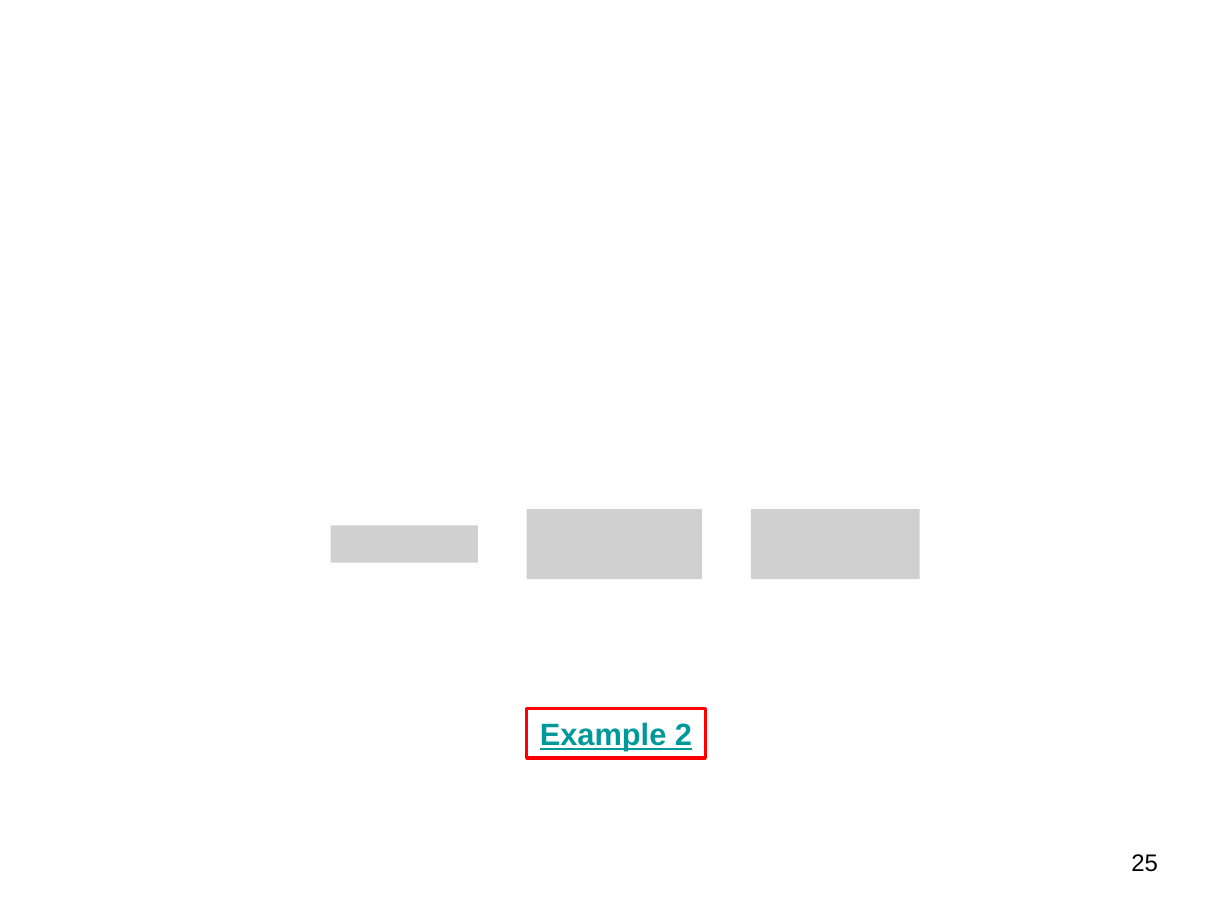
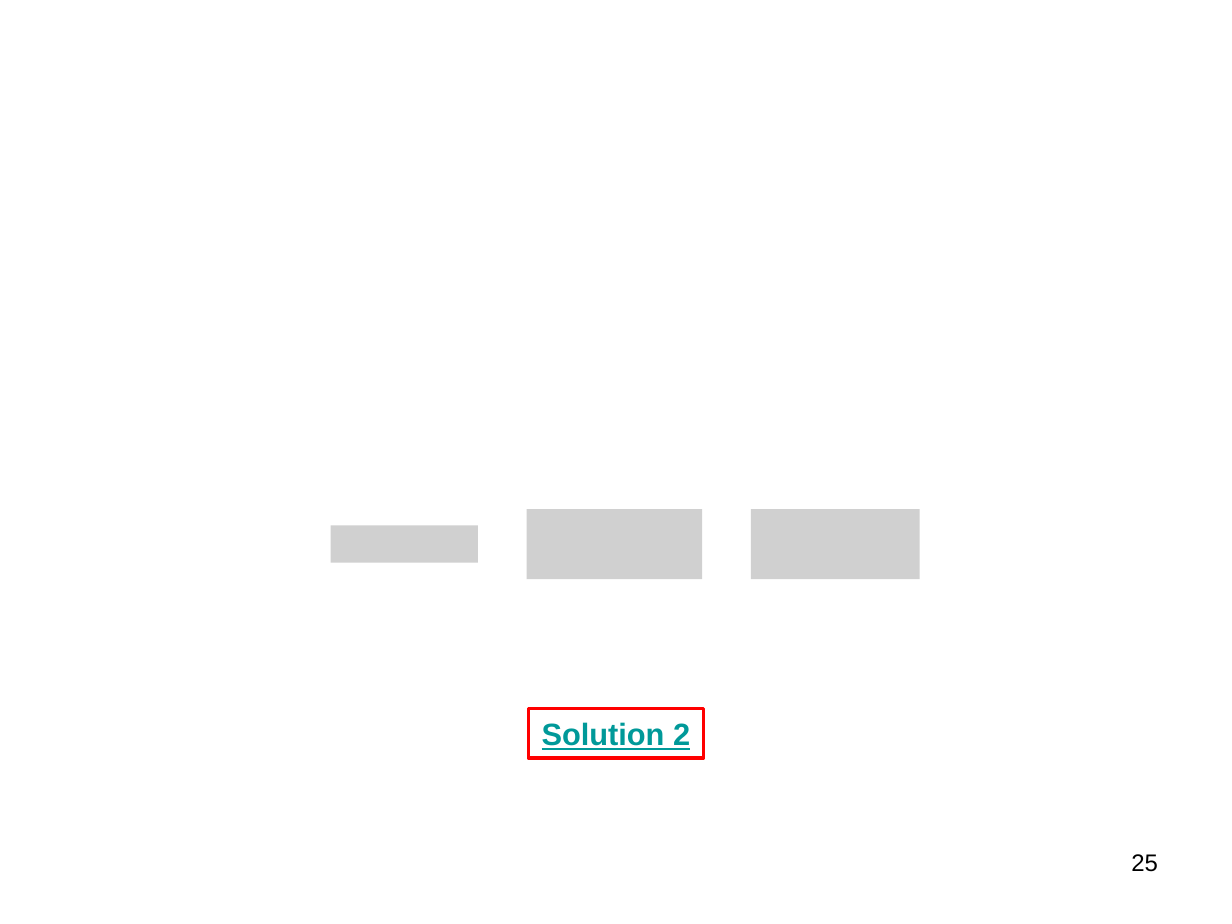
Before and after one commit to longapalooza/ENGR222, a slide deck: slide 25 of 05.First Law of Thermodynamics.pptx. Drawn at 1232x924 pixels with LibreOffice and Linux fonts; fonts in the diff are those of the drawing; grey boxes stand for pictures. Boxes give left, top, right and bottom in pixels: in the first picture for what was removed or moved away, otherwise in the second. Text is boxed around its words. In the diff, an @@ line names an element or a change of style, - is before the commit and + after.

```diff
--- a/05.First Law of Thermodynamics.pptx
+++ b/05.First Law of Thermodynamics.pptx
@@ text in rectangle at <box>542,722,690,750</box>: text changed @@
-Example 2
+Solution 2
```
Also in this commit, not shown: 2 other slides changed, 1 slide removed.
